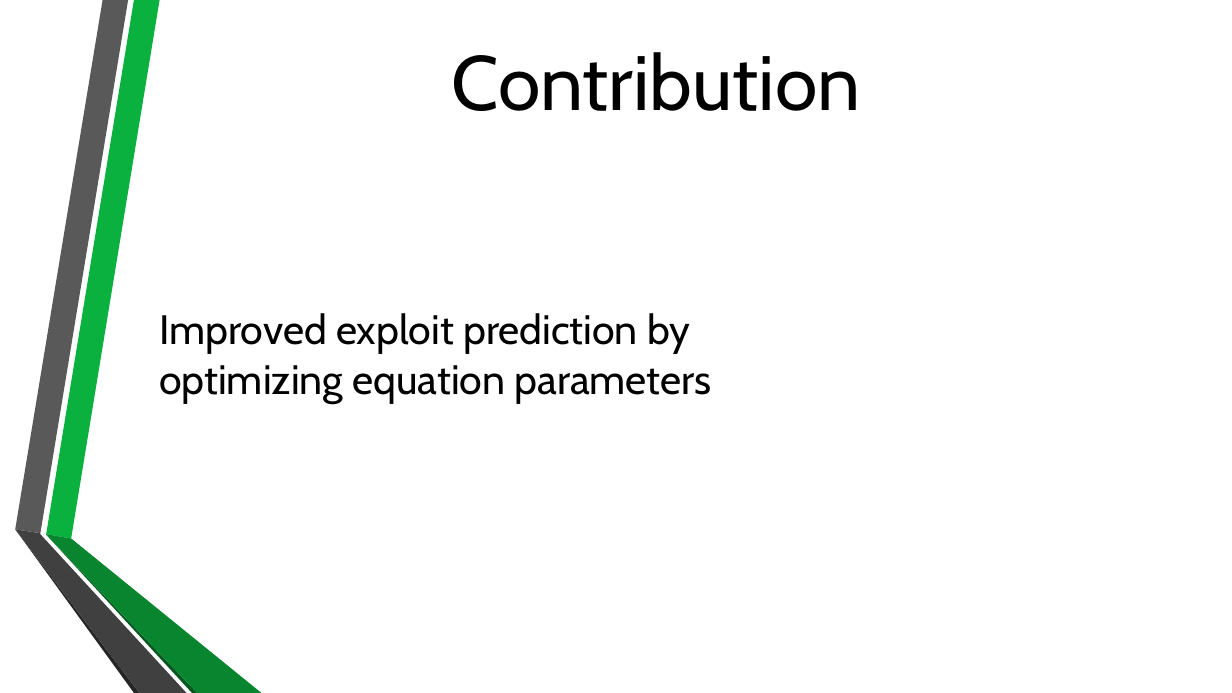
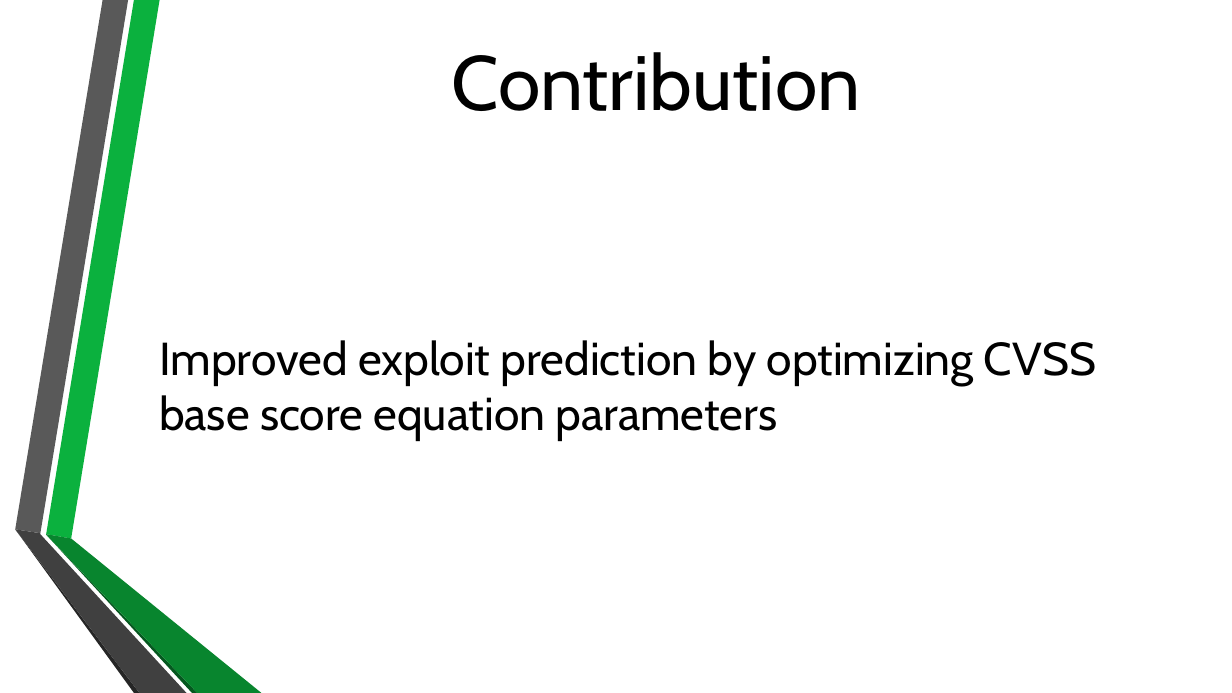
Before and after one commit to BenChurch/Winter2017, a slide deck: slide 11 of CISC848/Implementation/Presentation/CvssEquationRecasting.pptx (slide 10 before the commit). Drawn at 1232x693 pixels with LibreOffice and Linux fonts; fonts in the diff are those of the drawing; background and template pictures are left out. Boxes give left, top, right and bottom in pixels: in the first picture for what was removed or moved away, otherwise in the second. Text is boxed around its words. In the diff, an @@ line names an element or a change of style, - is before the commit and + after.

```diff
--- a/CISC848/Implementation/Presentation/CvssEquationRecasting.pptx
+++ b/CISC848/Implementation/Presentation/CvssEquationRecasting.pptx
@@ text at <box>159,340,1096,441</box>: text changed; size 32 to 36 pt @@
-Improved exploit prediction by optimizing equation parameters
+Improved exploit prediction by optimizing CVSS base score equation parameters
```
Also in this commit, not shown: 18 other slides changed, 1 slide added, 2 other files.
